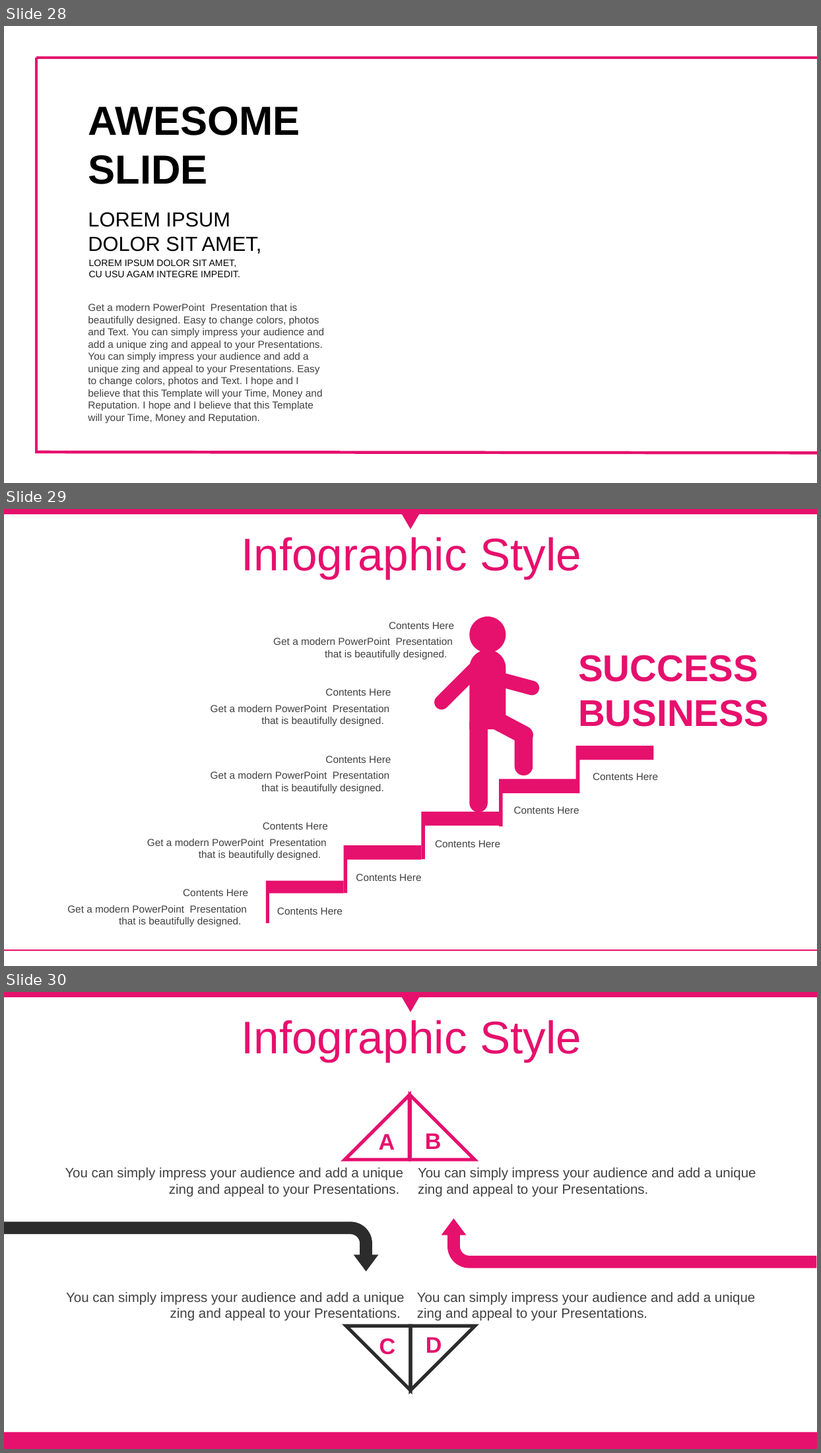
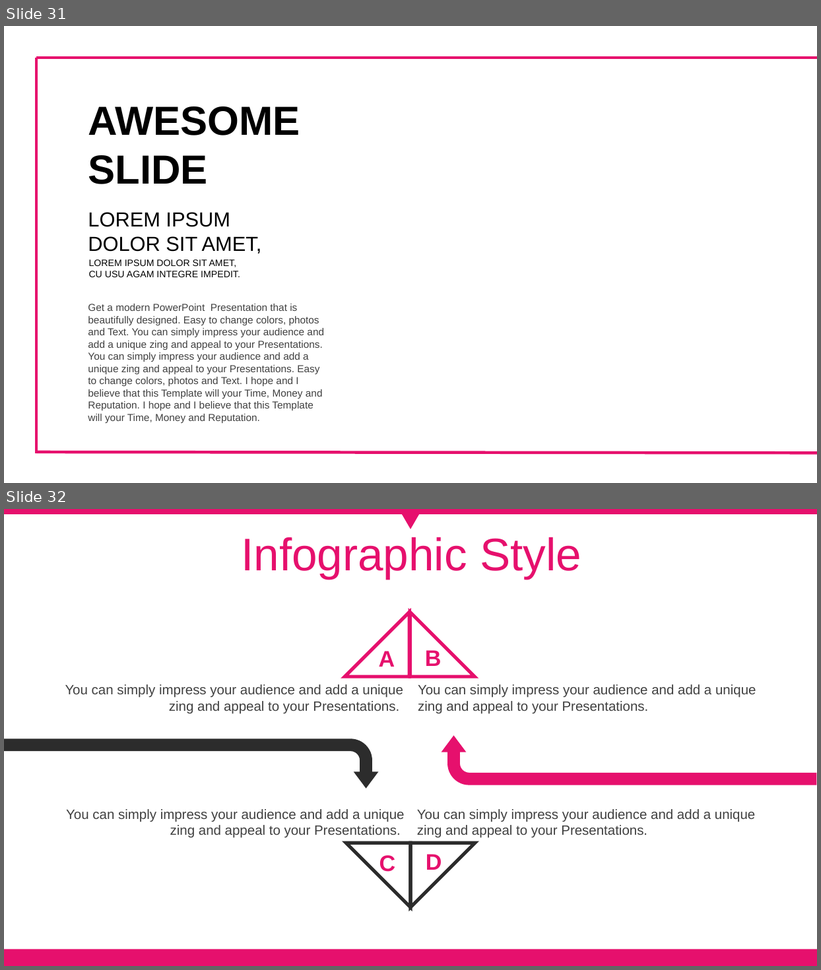
Before and after one commit to gtanubrata/Predicting-Buying-Session, a slide deck: Pitch.pptx. Shown one above the other, each under a label of ours: slides 28, 29 and 30 before the commit, slides 31 and 32 after it. The pictures are 821x1453 and 821x970 pixels, drawn with LibreOffice and Linux fonts; fonts in the diff are those of the drawing; background and template pictures are left out. Boxes give left, top, right and bottom in pixels: in the first picture for what was removed or moved away, otherwise in the second. Text is boxed around its words. In the diff, an @@ line names an element or a change of style, - is before the commit and + after.

```diff
--- a/Pitch.pptx
+++ b/Pitch.pptx
@@ slide 29 removed at bbox=[4, 509, 817, 966], background #FFFFFF; not listed: 2 template elements that a slide beside it also shows @@
@@ text removed at bbox=[241, 537, 582, 579] @@
-Infographic Style
@@ text removed at bbox=[389, 622, 454, 629] @@
-Contents Here
@@ text removed at bbox=[273, 638, 453, 659] @@
-Get a modern PowerPoint Presentation that is beautifully designed.
@@ group removed at bbox=[432, 617, 541, 813]: 6 round same rects, 1 ellipse @@
@@ text removed at bbox=[578, 655, 768, 727] @@
-SUCCESS BUSINESS
@@ text removed at bbox=[211, 705, 389, 726] @@
-Get a modern PowerPoint Presentation that is beautifully designed.
@@ text removed at bbox=[325, 689, 391, 696] @@
-Contents Here
@@ corner removed at bbox=[576, 746, 654, 793] @@
@@ text removed at bbox=[325, 756, 391, 763] @@
-Contents Here
@@ text removed at bbox=[211, 772, 389, 793] @@
-Get a modern PowerPoint Presentation that is beautifully designed.
@@ corner removed at bbox=[499, 779, 576, 826] @@
@@ text removed at bbox=[593, 773, 658, 780] @@
-Contents Here
@@ text removed at bbox=[263, 823, 327, 830] @@
-Contents Here
@@ corner removed at bbox=[422, 812, 499, 859] @@
@@ text removed at bbox=[514, 807, 579, 814] @@
-Contents Here
@@ text removed at bbox=[147, 839, 326, 860] @@
-Get a modern PowerPoint Presentation that is beautifully designed.
@@ text removed at bbox=[435, 840, 500, 848] @@
-Contents Here
@@ corner removed at bbox=[344, 846, 422, 894] @@
@@ corner removed at bbox=[266, 881, 344, 923] @@
@@ text removed at bbox=[356, 874, 421, 881] @@
-Contents Here
@@ text removed at bbox=[183, 889, 248, 896] @@
-Contents Here
@@ text removed at bbox=[67, 906, 247, 927] @@
-Get a modern PowerPoint Presentation that is beautifully designed.
@@ text removed at bbox=[277, 908, 343, 915] @@
-Contents Here
@@ line removed from (817, 951) to (4, 951) @@
@@ what was slide 28 is now slide 31 @@
@@ what was slide 30 is now slide 32 @@
```
Also in this commit, not shown: 1 slide changed, 3 slides added, 1 other slide removed, 1 other file.
